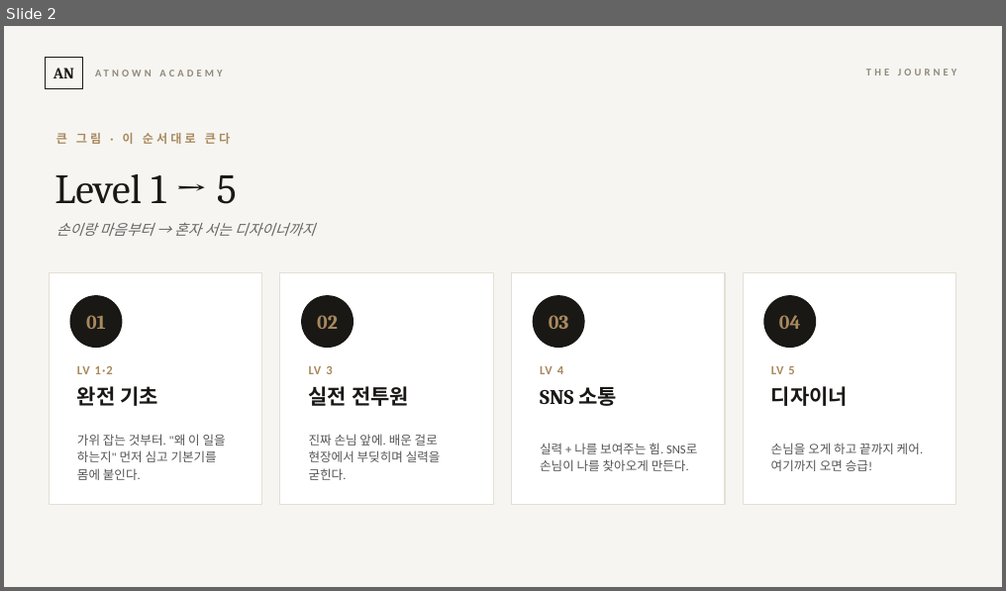
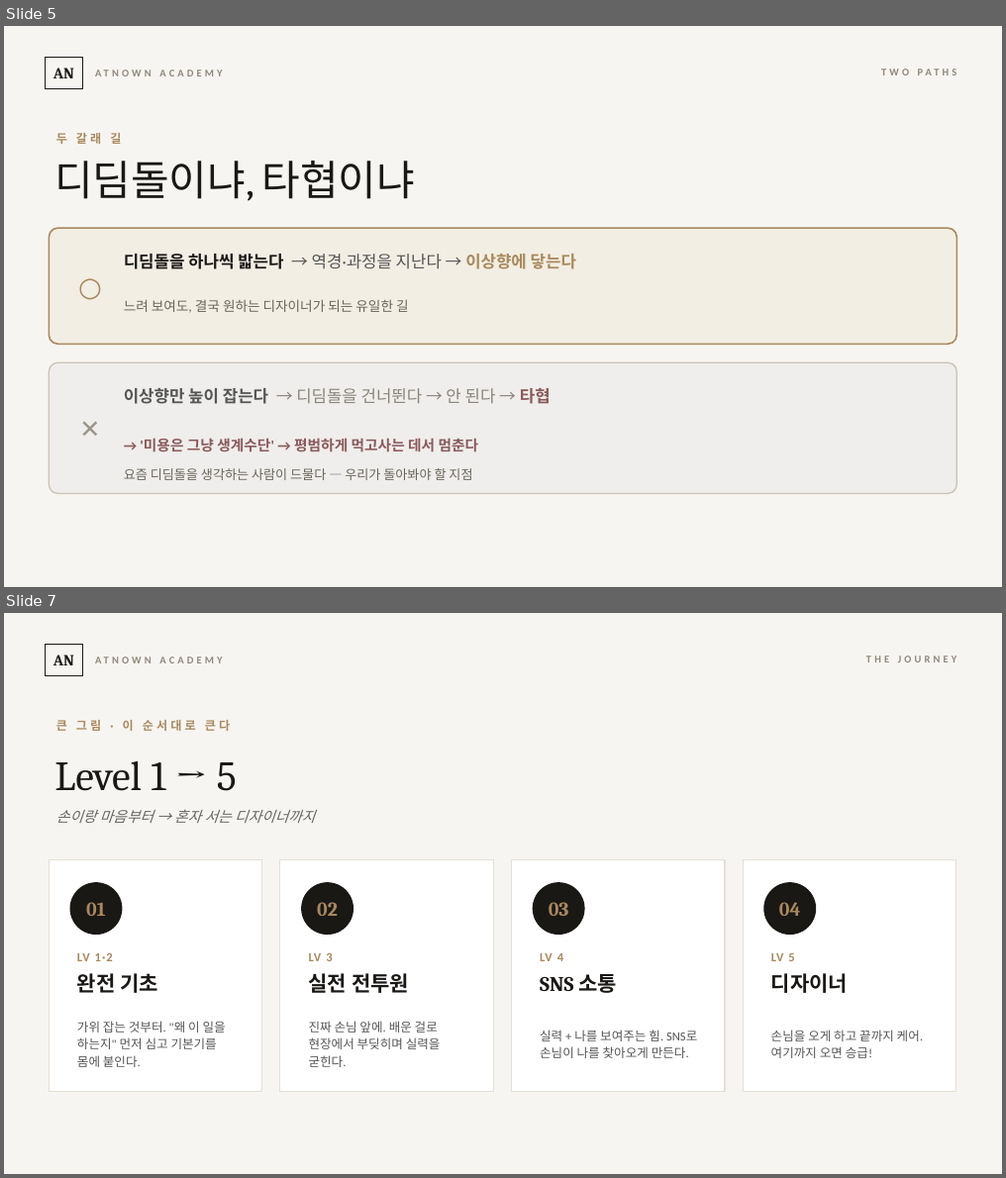
Before and after one commit to cksghrj22-bot/-, a slide deck: content/교육/2026-07-23_교육시스템_정본/시즈_오리엔테이션.pptx. Shown one above the other, each under a label of ours: slide 2 before the commit, slides 5 and 7 after it; the slides between them are not shown. The pictures are 1006x591 and 1006x1178 pixels, drawn with LibreOffice and Linux fonts; fonts in the diff are those of the drawing. Boxes give left, top, right and bottom in pixels: in the first picture for what was removed or moved away, otherwise in the second. Text is boxed around its words. In the diff, an @@ line names an element or a change of style, - is before the commit and + after.

```diff
--- a/content/교육/2026-07-23_교육시스템_정본/시즈_오리엔테이션.pptx
+++ b/content/교육/2026-07-23_교육시스템_정본/시즈_오리엔테이션.pptx
@@ slide 5 added at [4,26,1002,587], background #F7F5F1 @@
@@ rectangle added at [46,58,82,89], outline #1A1815 1 pt, 15 pt, text #1A1815, bold @@
+AN
@@ text added at [88,58,387,89], 10 pt, text #8F887C, bold @@
+ATNOWN ACADEMY
@@ text added at [823,59,964,84], 10 pt, text #8F887C, bold @@
+TWO PATHS
@@ text added at [56,133,121,144], 11.5 pt, text #A8895E, bold @@
+두 갈래 길
@@ text added at [54,161,415,201], 40 pt, text #1A1815 @@
+디딤돌이냐, 타협이냐
@@ rounded rectangle added at [49,228,957,344], fill #F3EEE3, outline #A8895E 1.5 pt @@
@@ text added at [67,228,113,344], 26 pt, text #A8895E, bold @@
+○
@@ text added at [124,254,576,270], 16 pt, text #555555, bold @@
+디딤돌을 하나씩 밟는다 → 역경·과정을 지난다 → 이상향에 닿는다
@@ text added at [124,299,409,313], 13 pt, text #6A655C @@
+느려 보여도, 결국 원하는 디자이너가 되는 유일한 길
@@ rounded rectangle added at [49,363,957,494], fill #EFEEEC, outline #C9C3B7 1.25 pt @@
@@ text added at [67,363,113,494], 24 pt, text #9A948A, bold @@
+✕
@@ text added at [124,388,550,404], 16 pt, text #8A847A @@
+이상향만 높이 잡는다 → 디딤돌을 건너뛴다 → 안 된다 → 타협
@@ text added at [140,438,479,453], 14 pt, text #8A5A5A, bold @@
+→ '미용은 그냥 생계수단' → 평범하게 먹고사는 데서 멈춘다
@@ text added at [124,469,472,480], 12.5 pt, text #6A655C @@
+요즘 디딤돌을 생각하는 사람이 드물다 — 우리가 돌아봐야 할 지점
@@ what was slide 2 is now slide 7 @@
```
Also in this commit, not shown: 5 other slides added, 1 other file.
